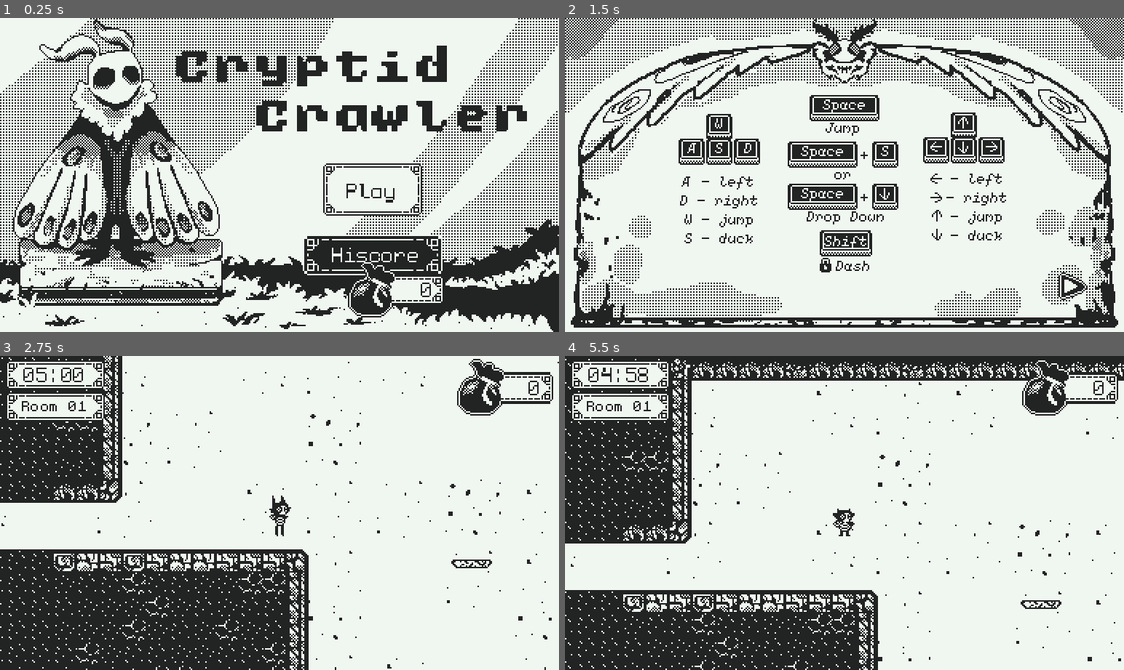
Above: before the commit, frames 1-4 (two rows, left to right).
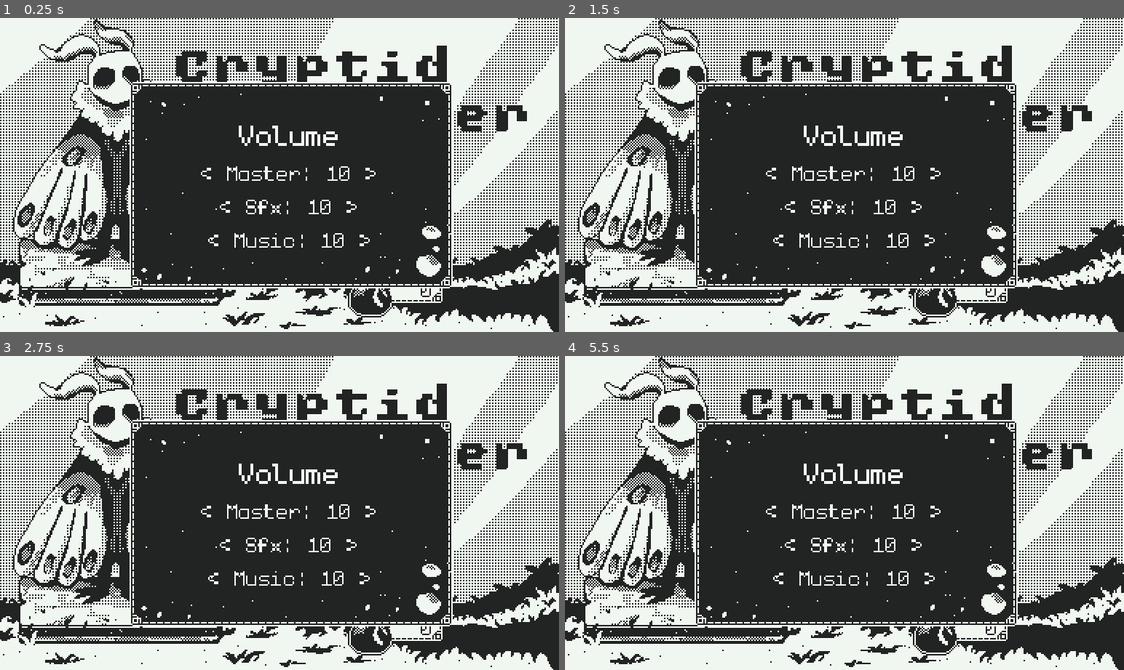
Above: after the commit, the same moments.

Repository: SpeedOfSmell/cryptid-caper
Game: Godot game, scene res://assets/game/game_manager.tscn
The game is run twice, just before and just after one commit, with the same random seed, the same clock (stepped at 60 frames per second) and the same inputs. The engine's default icon, where the game draws it, is replaced by a stand-in: a white triangle on a blue panel in a dark square. Sound files missing from this copy of the repository are replaced by a short silence.
Inputs (mouse positions are in pixels of both pictures, inside the frame that each line leads up to):
- Up to frame 1 (0.25 s): no input
- Up to frame 2 (1.5 s): click "Play" at 0.5 s; click (939, 190) at 1.25 s, where only the run after the commit has a clickable "Play"
- Up to frame 3 (2.75 s): tap Enter (ui_accept) at 2 s; move the mouse to (402, 497) at 2.02 s; hold D (walk_right) from 2.03 s (still down); tap Shift (dash) at 2.1 s; click (402, 497) at 2.17 s; tap Space (jump) at 2.27 s
- Up to frame 4 (5.5 s): move the mouse to (732, 528) at 2.77 s; tap S (duck) at 2.85, 4.35 s; tap Space (jump) at 3.02, 4.52, 5.27 s; move the mouse to (900, 443) at 3.52 s; release D (walk_right) at 3.53 s; hold A (walk_left) 3.53-4.28 s; tap Shift (dash) at 3.6, 5.1 s; move the mouse to (816, 575) at 4.27 s; hold D (walk_right) from 4.28 s (still down); click (816, 575) at 4.42 s; move the mouse to (1012, 560) at 5.02 s

The runs differ from the first frame. In frame 1, 26% of the frame differs, in the area x 23-81%, y 20-87%; in frame 2, 52%; in frame 3, 57%; in frame 4, 65%, in the area x 0-100%, y 0-100%.

Commit message:
add volume panel visuals

Diff:
--- a/assets/game/main_menu/main_menu.tscn
+++ b/assets/game/main_menu/main_menu.tscn
@@ -8,6 +8,8 @@
 [ext_resource type="Texture2D" uid="uid://cd11amfs4cvrb" path="res://assets/global/ui/Ui_4.png" id="6_aj6wj"]
 [ext_resource type="Texture2D" uid="uid://jj5ntj7dye0l" path="res://assets/global/ui/Artifacts_tracker.png" id="7_japdx"]
 [ext_resource type="LabelSettings" uid="uid://ck6ardbqhy8n1" path="res://assets/global/label_settings_white.tres" id="8_xdoka"]
+[ext_resource type="Texture2D" uid="uid://cmh1xyokbewqr" path="res://assets/global/ui/panel.png" id="9_xdoka"]
+[ext_resource type="FontFile" uid="uid://bf12joacxh8gs" path="res://assets/global/ui/monogram.ttf" id="10_ji54b"]
 
 [sub_resource type="AtlasTexture" id="AtlasTexture_davy8"]
 atlas = ExtResource("3_x4jpy")
@@ -59,6 +61,12 @@
 "speed": 5.0
 }]
 
+[sub_resource type="LabelSettings" id="LabelSettings_ssdgi"]
+font = ExtResource("10_ji54b")
+font_size = 31
+font_color = Color(0.9411765, 0.9647059, 0.9411765, 1)
+shadow_size = 0
+
 [node name="MainMenu" type="Control" unique_id=1141875741]
 layout_mode = 3
 anchors_preset = 15
@@ -100,13 +108,13 @@
 offset_right = 206.0
 offset_bottom = 131.0
 
-[node name="Control" type="Control" parent="." unique_id=738038175]
+[node name="HiscoreControl" type="Control" parent="." unique_id=738038175]
 anchors_preset = 0
 offset_left = -13.0
 offset_right = 27.0
 offset_bottom = 40.0
 
-[node name="TextureRect" type="TextureRect" parent="Control" unique_id=1580115318]
+[node name="TextureRect" type="TextureRect" parent="HiscoreControl" unique_id=1580115318]
 layout_mode = 0
 offset_left = 221.0
 offset_top = 149.0
@@ -115,7 +123,7 @@
 texture = ExtResource("6_aj6wj")
 stretch_mode = 4
 
-[node name="TextureRect2" type="TextureRect" parent="Control" unique_id=1415858645]
+[node name="TextureRect2" type="TextureRect" parent="HiscoreControl" unique_id=1415858645]
 layout_mode = 0
 offset_left = 251.0
 offset_top = 167.0
@@ -123,7 +131,7 @@
 offset_bottom = 207.0
 texture = ExtResource("7_japdx")
 
-[node name="Label" type="Label" parent="Control" unique_id=1840176575]
+[node name="Label" type="Label" parent="HiscoreControl" unique_id=1840176575]
 layout_mode = 0
 offset_left = 241.0
 offset_top = 152.0
@@ -132,7 +140,7 @@
 text = "Hiscore"
 label_settings = ExtResource("8_xdoka")
 
-[node name="HiscoreLabel" type="Label" parent="Control" unique_id=379150416]
+[node name="HiscoreLabel" type="Label" parent="HiscoreControl" unique_id=379150416]
 unique_name_in_owner = true
 layout_mode = 0
 offset_left = 271.0
@@ -143,4 +151,48 @@
 label_settings = ExtResource("3_tdavu")
 horizontal_alignment = 2
 
+[node name="VolumePanel" type="Control" parent="." unique_id=702049572]
+anchors_preset = 0
+offset_left = 89.0
+offset_top = 44.0
+offset_right = 129.0
+offset_bottom = 84.0
+
+[node name="TextureRect" type="TextureRect" parent="VolumePanel" unique_id=1268449149]
+layout_mode = 0
+offset_right = 40.0
+offset_bottom = 40.0
+texture = ExtResource("9_xdoka")
+
+[node name="VBoxContainer" type="VBoxContainer" parent="VolumePanel/TextureRect" unique_id=761870035]
+layout_mode = 0
+offset_right = 220.0
+offset_bottom = 140.0
+alignment = 1
+
+[node name="Label" type="Label" parent="VolumePanel/TextureRect/VBoxContainer" unique_id=951863049]
+layout_mode = 2
+text = "Volume"
+label_settings = SubResource("LabelSettings_ssdgi")
+horizontal_alignment = 1
+vertical_alignment = 1
+
+[node name="MasterVolume" type="Label" parent="VolumePanel/TextureRect/VBoxContainer" unique_id=1364615160]
+layout_mode = 2
+text = "< Master: 10 >"
+label_settings = ExtResource("8_xdoka")
+horizontal_alignment = 1
+
+[node name="SfxVolume" type="Label" parent="VolumePanel/TextureRect/VBoxContainer" unique_id=1864162989]
+layout_mode = 2
+text = "< Sfx: 10 >"
+label_settings = ExtResource("8_xdoka")
+horizontal_alignment = 1
+
+[node name="MusicVolume" type="Label" parent="VolumePanel/TextureRect/VBoxContainer" unique_id=1745316955]
+layout_mode = 2
+text = "< Music: 10 >"
+label_settings = ExtResource("8_xdoka")
+horizontal_alignment = 1
+
 [connection signal="pressed" from="PlayButton" to="." method="_on_play_button_pressed"]
